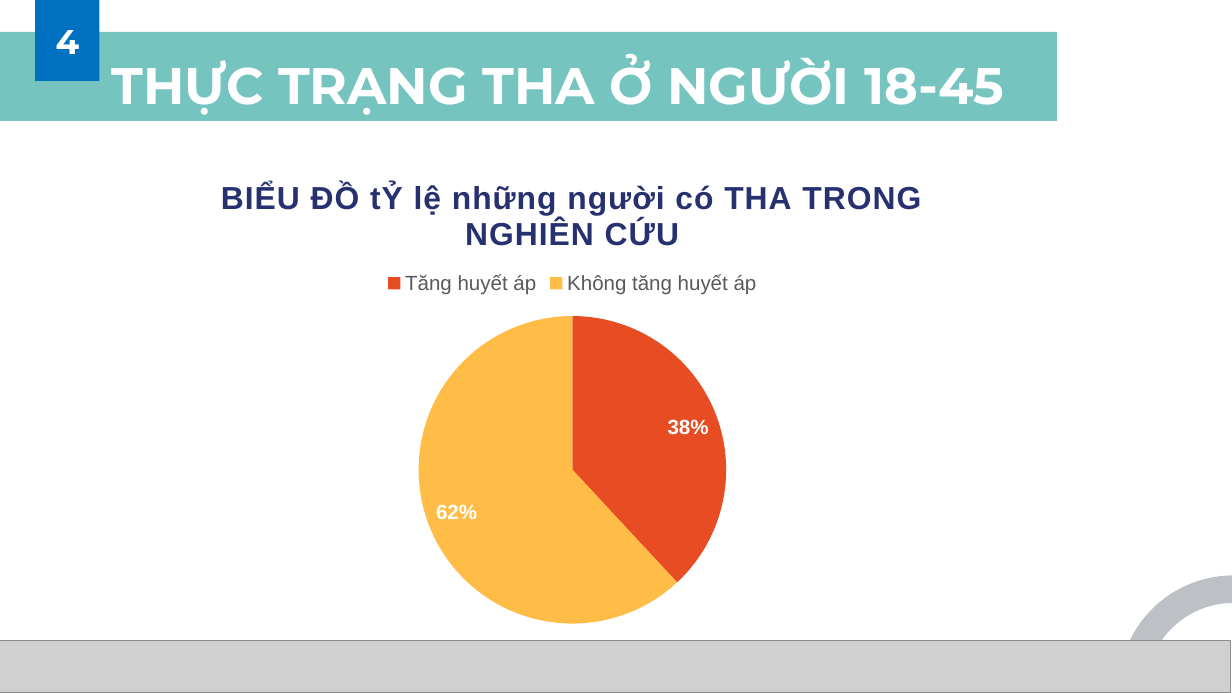
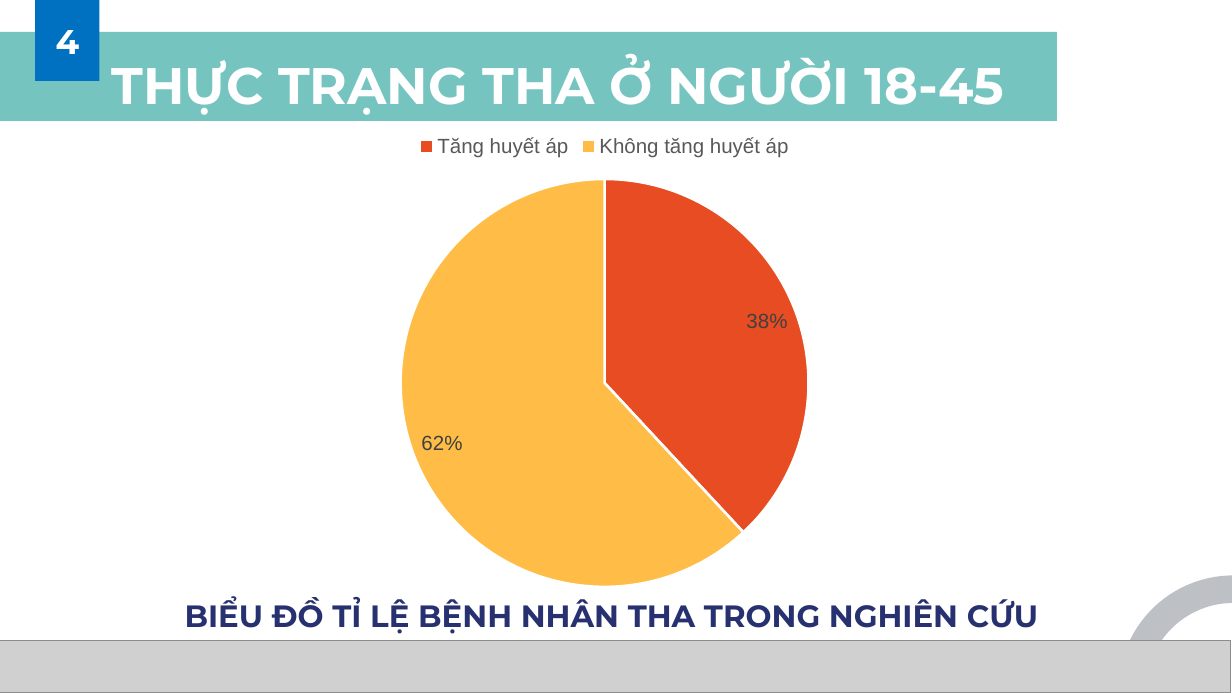
Before and after one commit to MedPocket/HPMUDocs-2021, a slide deck: slide 30 of Nghien-cuu-khoa-hoc/Nhom-4_K39C_Thuyet-trinh-NCKH.pptx (slide 32 before the commit). Drawn at 1232x693 pixels with LibreOffice and Linux fonts; fonts in the diff are those of the drawing; grey boxes stand for pictures; background and template pictures are left out. Boxes give left, top, right and bottom in pixels: in the first picture for what was removed or moved away, otherwise in the second. Text is boxed around its words. In the diff, an @@ line names an element or a change of style, - is before the commit and + after.

```diff
--- a/Nghien-cuu-khoa-hoc/Nhom-4_K39C_Thuyet-trinh-NCKH.pptx
+++ b/Nghien-cuu-khoa-hoc/Nhom-4_K39C_Thuyet-trinh-NCKH.pptx
@@ pie chart at box(100, 122, 1110, 605) @@
@@ title "BIỂU ĐỒ tỶ lệ những người có THA TRONG NGHIÊN CỨU " removed @@
@@ data labels of Series 1 changed @@
@@ pie chart: place and size @@
-pie chart at box(68, 158, 1078, 641)
+pie chart at box(100, 122, 1110, 605)
@@ text added at box(185, 598, 1038, 634), 18 pt, text #27316F, bold @@
+BIỂU ĐỒ TỈ LỆ BỆNH NHÂN THA TRONG NGHIÊN CỨU
```
Also in this commit, not shown: 22 other slides changed, 4 slides added, 3 slides removed.
